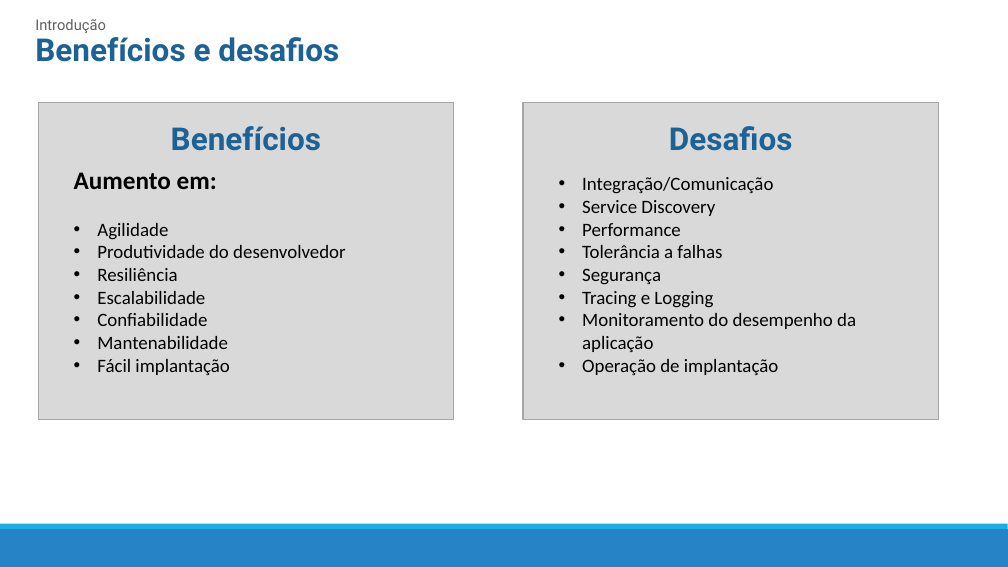
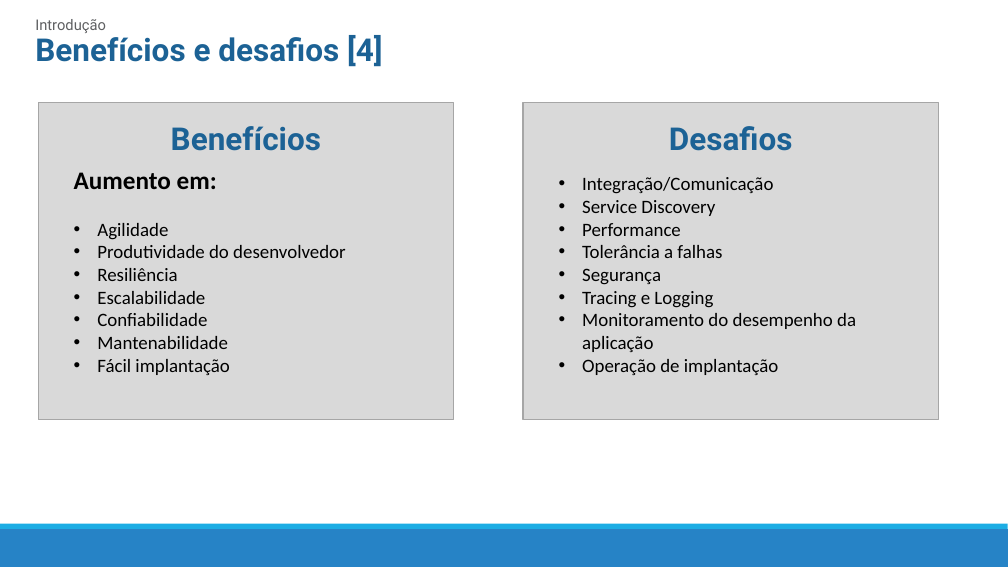
Before and after one commit to mrezende/architecture-discipline, a slide deck: slide 5 of article-presentation/Artigo.pptx. Drawn at 1008x567 pixels with LibreOffice and Linux fonts; fonts in the diff are those of the drawing. Boxes give left, top, right and bottom in pixels: in the first picture for what was removed or moved away, otherwise in the second. Text is boxed around its words. In the diff, an @@ line names an element or a change of style, - is before the commit and + after.

```diff
--- a/article-presentation/Artigo.pptx
+++ b/article-presentation/Artigo.pptx
@@ text at (x1=35, y1=35, x2=383, y2=67): text changed @@
-Benefícios e desafios
+Benefícios e desafios [4]
```
Also in this commit, not shown: 8 other slides changed.
